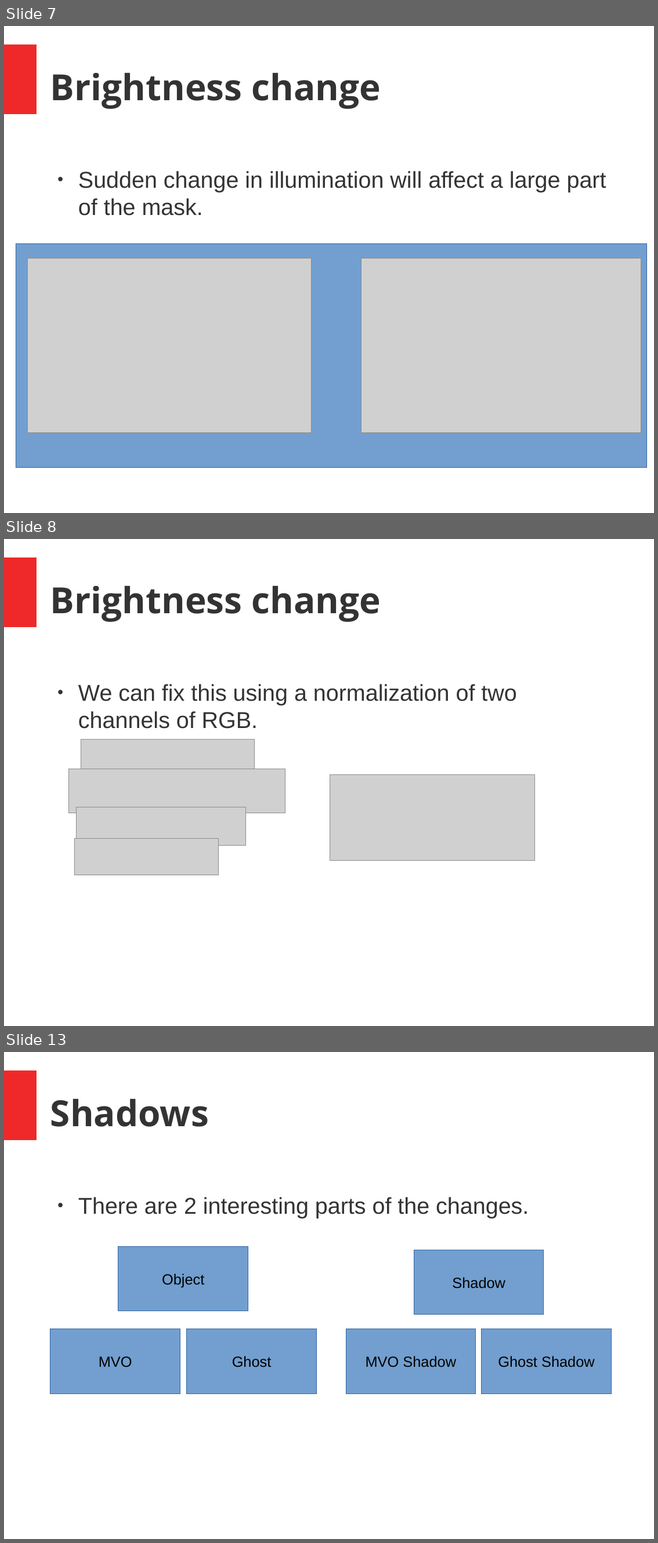
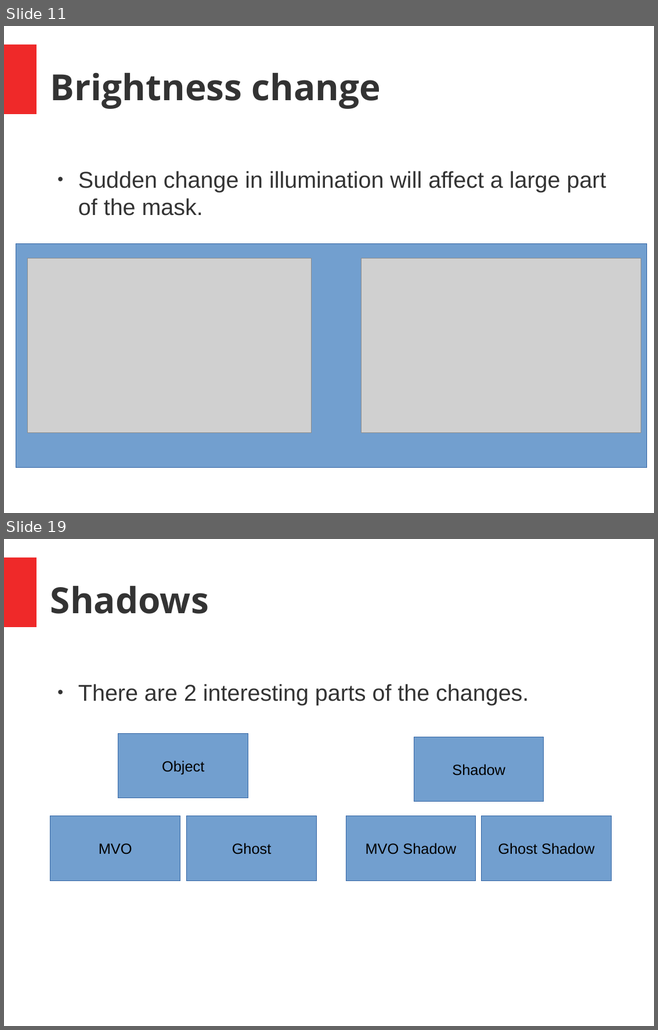
Before and after one commit to joseph-allen/MinsharaMask, a slide deck: SeminarJosephAllen.odp. Shown one above the other, each under a label of ours: slides 7, 8 and 13 before the commit, slides 11 and 19 after it; the slides between them are not shown. The pictures are 658x1543 and 658x1030 pixels, drawn with LibreOffice and Linux fonts; fonts in the diff are those of the drawing; grey boxes stand for pictures. Boxes give left, top, right and bottom in pixels: in the first picture for what was removed or moved away, otherwise in the second. Text is boxed around its words. In the diff, an @@ line names an element or a change of style, - is before the commit and + after.

```diff
--- a/SeminarJosephAllen.odp
+++ b/SeminarJosephAllen.odp
@@ slide 8 removed at <box>4,539,654,1026</box>, background #FFFFFF; not listed: 1 template element that a slide beside it also shows @@
@@ title removed at <box>50,586,381,622</box> @@
-Brightness change
@@ text removed at <box>78,684,516,729</box> @@
-● We can fix this using a normalization of two channels of RGB.
@@ picture removed at <box>81,740,255,780</box> @@
@@ picture removed at <box>69,769,285,813</box> @@
@@ picture removed at <box>330,775,535,860</box> @@
@@ picture removed at <box>76,808,246,845</box> @@
@@ picture removed at <box>75,839,219,875</box> @@
@@ what was slide 7 is now slide 11 @@
@@ what was slide 13 is now slide 19 @@
```
Also in this commit, not shown: 8 slides changed, 14 slides added, 5 other slides removed.
